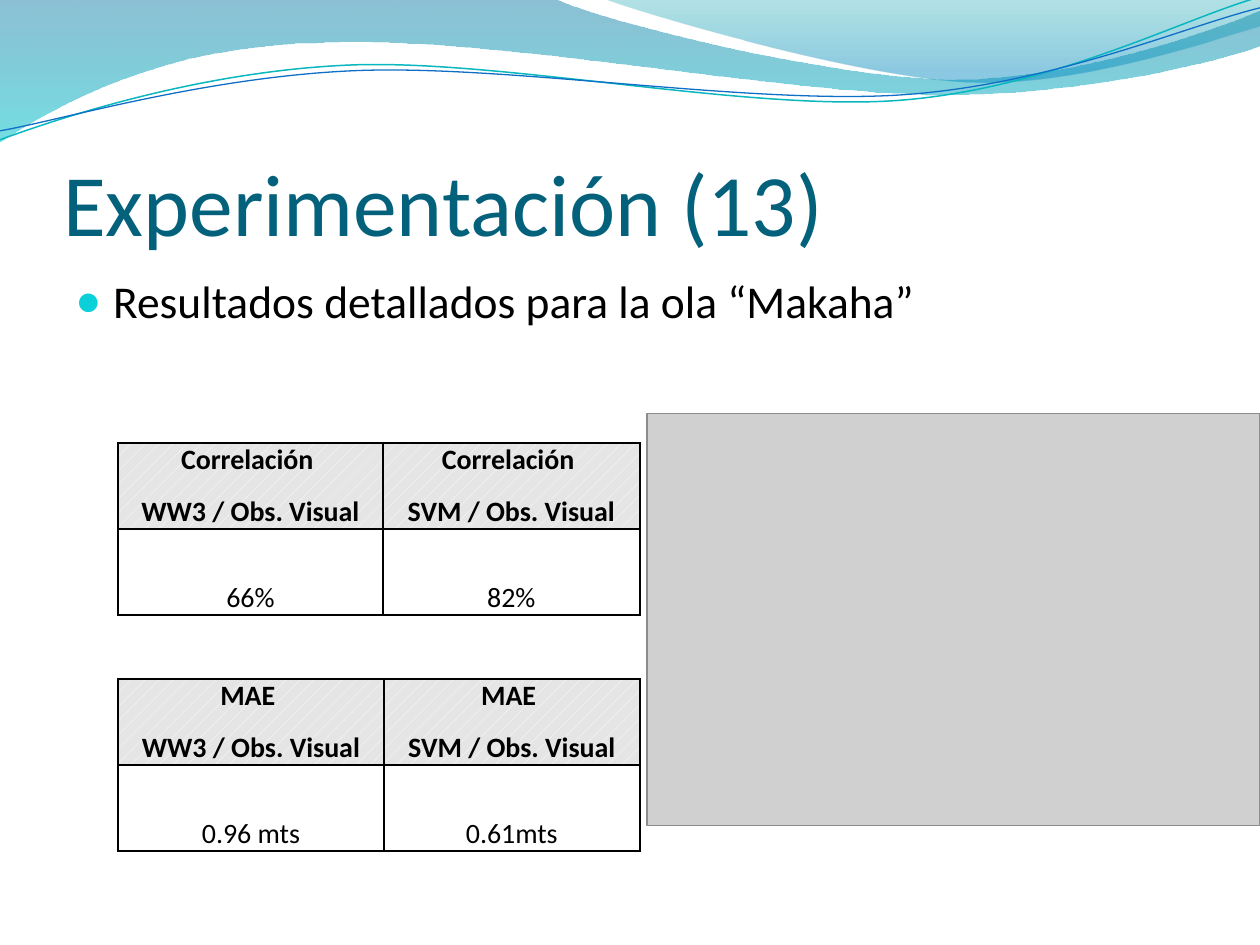
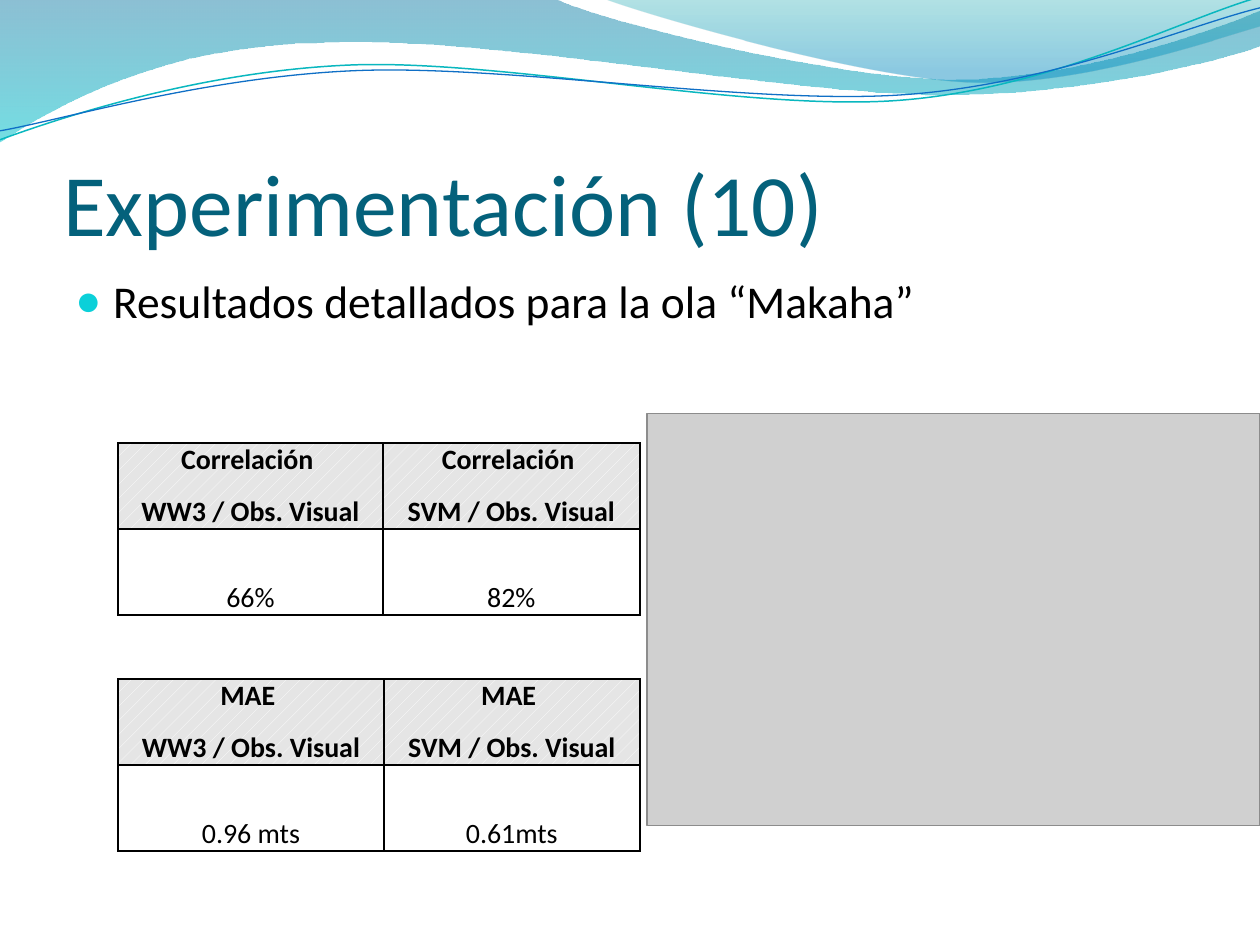
Before and after one commit to jaffadog/neuralito, a slide deck: slide 11 of neuralito/ArfGen/docs/Entregas/Informe Final/presentacion/maxi2.pptx (slide 14 before the commit). Drawn at 1260x945 pixels with LibreOffice and Linux fonts; fonts in the diff are those of the drawing; grey boxes stand for pictures; background and template pictures are left out. Boxes give left, top, right and bottom in pixels: in the first picture for what was removed or moved away, otherwise in the second. Text is boxed around its words. In the diff, an @@ line names an element or a change of style, - is before the commit and + after.

```diff
--- a/neuralito/ArfGen/docs/Entregas/Informe Final/presentacion/maxi2.pptx
+++ b/neuralito/ArfGen/docs/Entregas/Informe Final/presentacion/maxi2.pptx
@@ title at [63,172,823,250]: text changed @@
-Experimentación (13)
+Experimentación (10)
```
Also in this commit, not shown: 4 other slides changed, 2 slides added, 5 slides removed.
